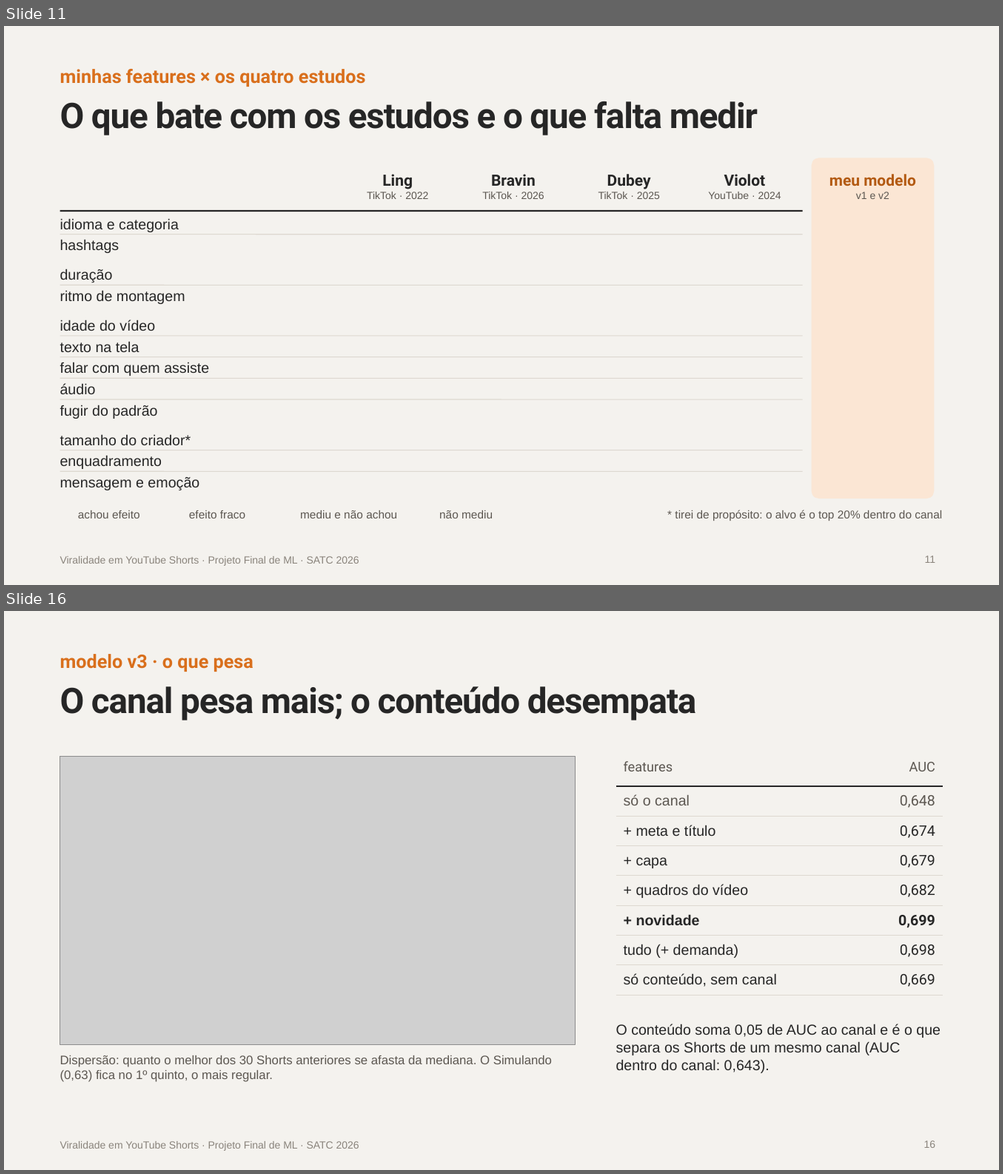
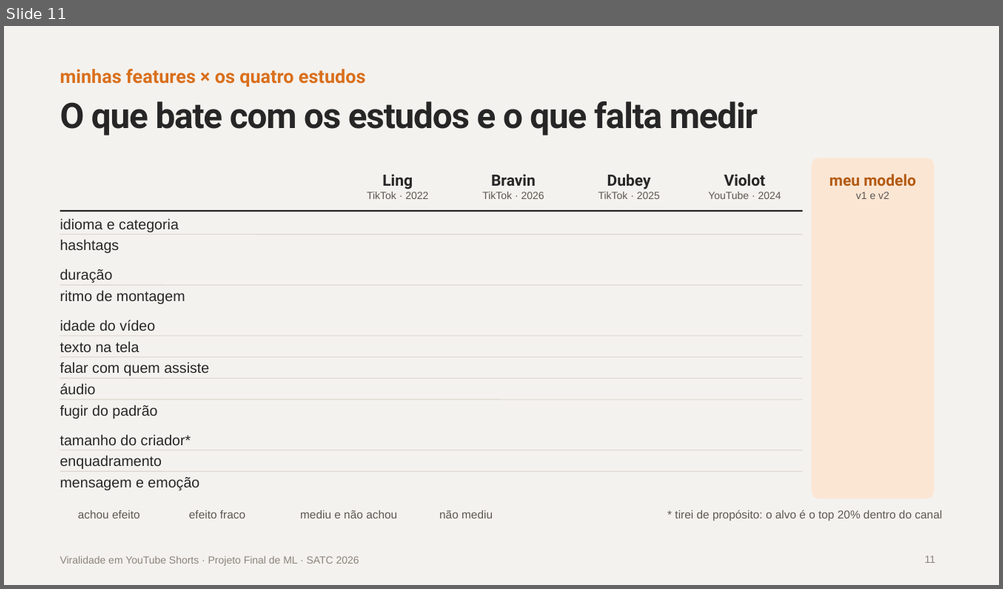
Before and after one commit to EricDagostim/ml-shortvideo-virality, a slide deck: reports/apresentacao/Viralidade_Shorts_Projeto_Final.pptx. Shown one above the other, each under a label of ours: slides 11 and 16 before the commit, slide 11 after it; the slides between them are not shown. The pictures are 1003x1174 and 1003x589 pixels, drawn with LibreOffice and Linux fonts; fonts in the diff are those of the drawing; grey boxes stand for pictures; background and template pictures are left out. Boxes give left, top, right and bottom in pixels: in the first picture for what was removed or moved away, otherwise in the second. Text is boxed around its words. In the diff, an @@ line names an element or a change of style, - is before the commit and + after.

```diff
--- a/reports/apresentacao/Viralidade_Shorts_Projeto_Final.pptx
+++ b/reports/apresentacao/Viralidade_Shorts_Projeto_Final.pptx
@@ slide 16 removed at (4,611,999,1170), background #F4F2EE; not listed: 1 template element that a slide beside it also shows @@
@@ text removed at (60,654,253,672) @@
-modelo v3 · o que pesa
@@ title removed at (60,686,697,721) @@
-O canal pesa mais; o conteúdo desempata
@@ picture removed at (60,757,575,1045) @@
@@ table removed at (616,757,942,995), 8 rows, 2 columns @@
-features | AUC
-só o canal | 0,648
-+ meta e título | 0,674
-+ capa | 0,679
-+ quadros do vídeo | 0,682
-+ novidade | 0,699
-tudo (+ demanda) | 0,698
-só conteúdo, sem canal | 0,669
@@ text removed at (616,1024,940,1073) @@
-O conteúdo soma 0,05 de AUC ao canal e é o que separa os Shorts de um mesmo canal (AUC dentro do canal: 0,643).
@@ text removed at (60,1056,552,1082) @@
-Dispersão: quanto o melhor dos 30 Shorts anteriores se afasta da mediana. O Simulando (0,63) fica no 1º quinto, o mais regular.
@@ page number removed at (924,1141,936,1148) @@
-16
```
Also in this commit, not shown: 3 slides changed, 4 other slides removed.
